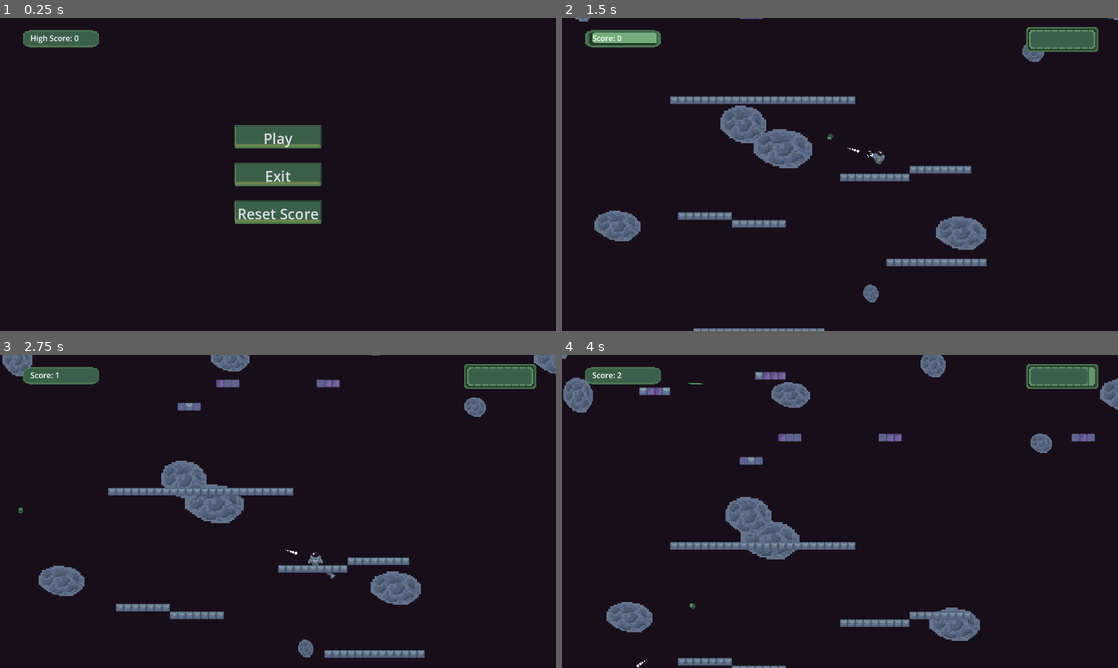
Above: before the commit, frames 1-4 (two rows, left to right).
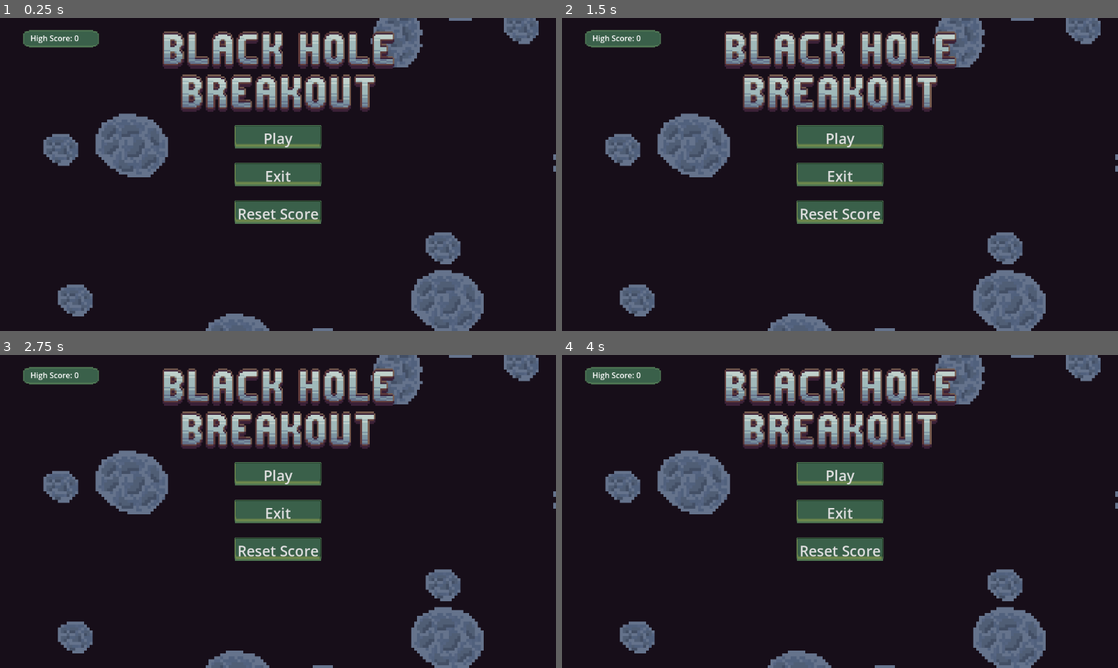
Above: after the commit, the same moments.

Repository: ScoreSpaceGameJam-SpaceGame/SpaceGame
Game: Godot game, scene res://levels/menu/menu.tscn
Same seed, same stepped clock (60 frames per second), same inputs: the game is played once before the commit and once after it. Sound files missing from this copy of the repository are replaced by a short silence.
Inputs (mouse positions are in pixels of both pictures, inside the frame that each line leads up to):
- Up to frame 1 (0.25 s): no input
- Up to frame 2 (1.5 s): click "Play" at 0.5 s; click (840, 136) at 1.25 s, where only the run after the commit has a clickable "Play"
- Up to frame 3 (2.75 s): move the mouse to (400, 495) at 2.02 s; hold D (MoveRight) from 2.03 s (still down); click (400, 495) at 2.1 s
- Up to frame 4 (4 s): move the mouse to (728, 527) at 2.77 s; tap Space (Teleport) at 2.85 s; move the mouse to (895, 442) at 3.52 s; release D (MoveRight) at 3.53 s; hold A (MoveLeft) from 3.53 s (still down); click (895, 442) at 3.6 s

The runs differ from the first frame. In frame 1, 14% of the frame differs, in the area x 7-100%, y 0-100%; in frame 2, 24%; in frame 3, 24%, in the area x 0-100%, y 0-100%; in frame 4, 24%.

Commit message:
Being lazy and pushing directly to main, I know sue me lol\n but seriously just adding some background to main menu

Diff:
--- a/levels/menu/menu.tscn
+++ b/levels/menu/menu.tscn
@@ -1,10 +1,12 @@
-[gd_scene load_steps=6 format=3 uid="uid://bauftp7yteame"]
+[gd_scene load_steps=8 format=3 uid="uid://bauftp7yteame"]
 
 [ext_resource type="Script" path="res://levels/menu/menu.gd" id="1_qhlr6"]
 [ext_resource type="AudioStream" uid="uid://sjxhlnmspqen" path="res://levels/menu/calm_wonder.wav" id="2_8em0r"]
 [ext_resource type="PackedScene" uid="uid://dpmiyenwvroof" path="res://globals/assets/ProgressBar.tscn" id="2_atalm"]
 [ext_resource type="StyleBox" uid="uid://oq7x8t7fp1jh" path="res://globals/assets/menu_button.tres" id="4_ie4v7"]
 [ext_resource type="AudioStream" uid="uid://0qm6h420kouu" path="res://globals/sfx/mouse_click.wav" id="5_bv1ly"]
+[ext_resource type="Texture2D" uid="uid://bsa2yjcsj7e8c" path="res://levels/main_level/sprite_assets/game_title.png" id="6_20lts"]
+[ext_resource type="Texture2D" uid="uid://dtov08omxyn7h" path="res://levels/main_level/sprite_assets/menu_background.png" id="7_0lji4"]
 
 [node name="Menu" type="Control"]
 layout_mode = 3
@@ -66,6 +68,34 @@
 theme_override_styles/normal = ExtResource("4_ie4v7")
 text = "Reset Score"
 
+[node name="Title" type="TextureRect" parent="."]
+layout_mode = 1
+anchors_preset = 5
+anchor_left = 0.5
+anchor_right = 0.5
+offset_left = -252.089
+offset_top = 14.9831
+offset_right = 2275.91
+offset_bottom = 974.983
+grow_horizontal = 2
+scale = Vector2(0.2, 0.2)
+texture = ExtResource("6_20lts")
+
+[node name="Background" type="TextureRect" parent="."]
+z_index = -99
+layout_mode = 1
+anchors_preset = 15
+anchor_right = 1.0
+anchor_bottom = 1.0
+offset_left = -96.429
+offset_top = -395.563
+offset_right = 543.571
+offset_bottom = 1004.44
+grow_horizontal = 2
+grow_vertical = 2
+scale = Vector2(0.75, 0.75)
+texture = ExtResource("7_0lji4")
+
 [connection signal="finished" from="AudioStreamPlayer" to="." method="_on_audio_stream_player_finished"]
 [connection signal="pressed" from="VFlowContainer/Play" to="." method="_on_play_pressed"]
 [connection signal="pressed" from="VFlowContainer/Exit" to="." method="_on_exit_pressed"]
--- a/project.godot
+++ b/project.godot
@@ -14,10 +14,12 @@
 
 [application]
 
-config/name="SpaceGame"
+config/name="Black Hole Breakout"
 run/main_scene="res://levels/menu/menu.tscn"
 config/features=PackedStringArray("4.3", "Forward Plus")
-config/icon="res://icon.svg"
+config/icon="res://cover_icon.png"
+config/macos_native_icon="res://cover_icon.png"
+config/windows_native_icon="res://cover_icon.png"
 
 [autoload]
 
Binary file added: cover_icon.png
Not shown, changed: cover_icon.png.import
Binary file added: levels/main_level/sprite_assets/game_title.png
Not shown, added: levels/main_level/sprite_assets/game_title.png.import
Binary file added: levels/main_level/sprite_assets/menu_background.png
Not shown, added: levels/main_level/sprite_assets/menu_background.png.import
Binary file removed: levels/main_level/sprite_assets/placeholder-background.png
